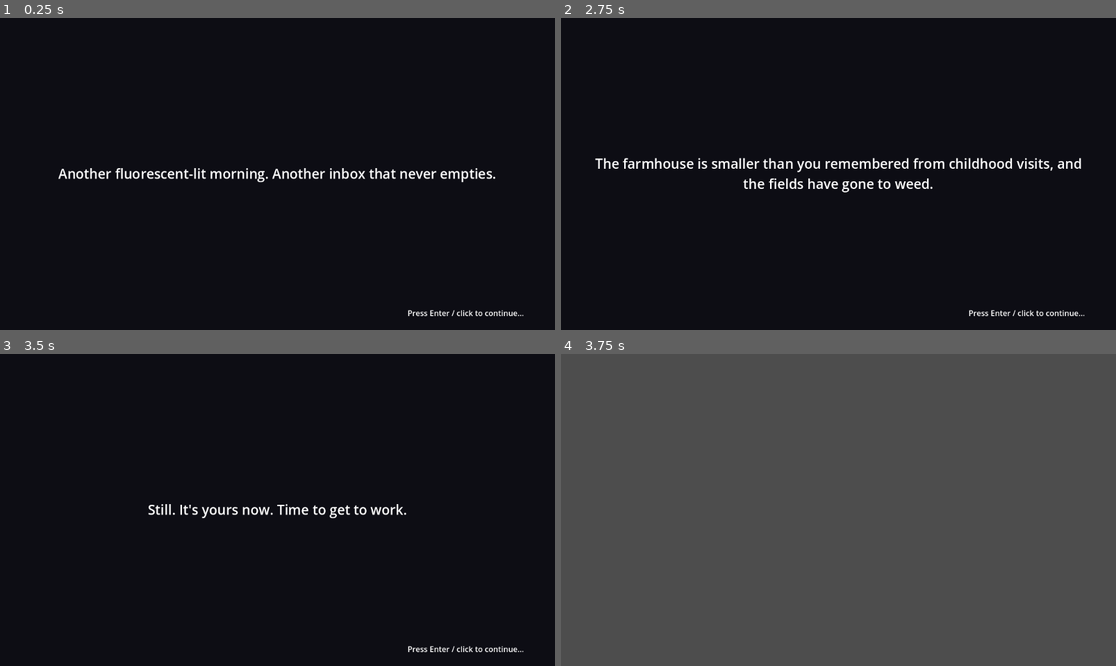
Above: before the commit, frames 1-4 (two rows, left to right).
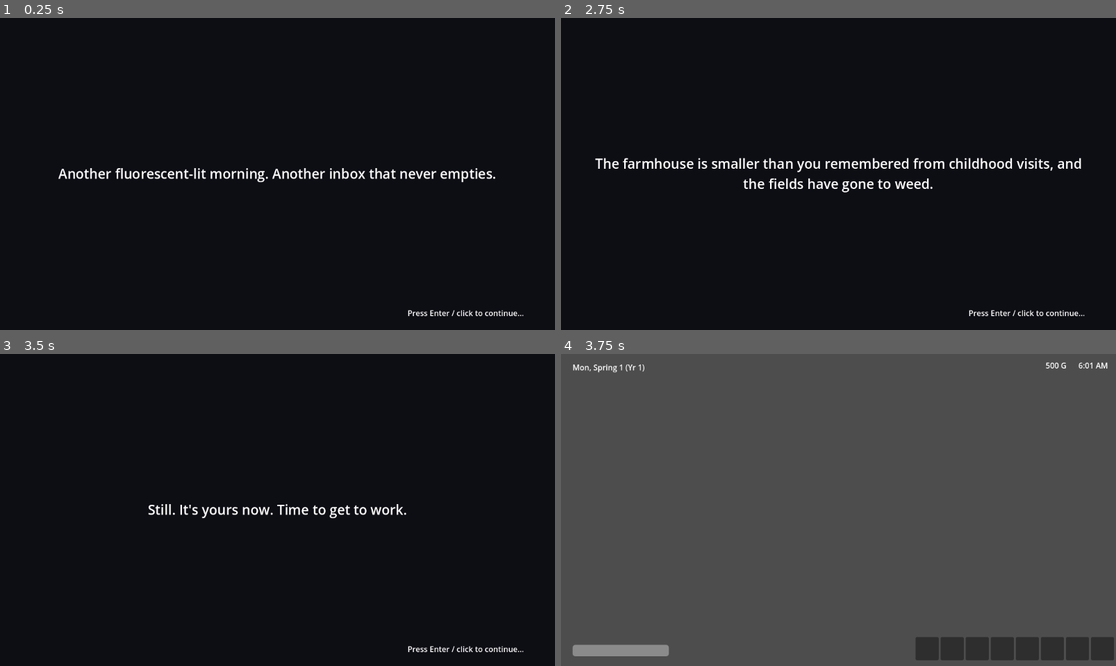
Above: after the commit, the same moments.

Repository: GRITui/story-of-country-side
Game: Godot game, scene res://scenes/Main.tscn
Same seed, same stepped clock (60 frames per second), same inputs: the game is played once before the commit and once after it.
Inputs (mouse positions are in pixels of both pictures, inside the frame that each line leads up to):
- Up to frame 1 (0.25 s): no input
- Up to frame 2 (2.75 s): tap Enter (ui_accept) at 0.5, 0.77, 1.25, 2 s; move the mouse to (960, 158) at 0.52 s; click (960, 158) at 0.67 s; drag from (727, 189) to (810, 236) at 1.27 s; move the mouse to (894, 105) at 2.02 s; click (894, 105) at 2.17 s
- Up to frame 3 (3.5 s): tap Enter (ui_accept) at 2.75 s; drag from (249, 572) to (111, 463) at 2.77 s
- Up to frame 4 (3.75 s): tap Enter (ui_accept) at 3.5 s; move the mouse to (1005, 556) at 3.52 s; click (1005, 556) at 3.67 s

Frames 1-3 are identical in both runs. In frame 4, 3.2% of the frame differs, in the area x 2-100%, y 2-98%.

Commit message:
Frontend: always-on HUD (menu-hud-flow-spec §2/§4) (#46)
* Add always-on HUD scene bound to backend autoload signals

Implements the always-on HUD region from design/ui-flows/menu-hud-flow-spec.md
§2/§4: date/season, gold, clock, and a stamina bar, plus a placeholder
hotbar strip. scenes/ui/HUD.tscn + scripts/ui/hud.gd (new scripts/ui/
folder per SQUAD-SPLIT.md) bind reactively to TimeManager, StaminaManager,
and ShippingBinManager signals rather than polling, matching every backend
autoload's existing signal-based convention. main_controller.gd now shows
the HUD once the intro sequence (if any) finishes, without disrupting the
ENG-26 boot flow.

Content gaps called out rather than fabricated: no WeatherManager exists
yet so weather is omitted from the date cluster; InventoryManager has no
hotbar-slot or item-metadata concept yet so the hotbar is an empty
placeholder strip, not a real item binding. Pause menu (spec §1) is
deferred as a follow-up — out of scope for this pass.

Co-Authored-By: Claude Sonnet 5 <noreply@anthropic.com>
Claude-Session: https://claude.ai/code/session_01M6QdZHzRp2v9Uxm1ycLjaL

* Update frontend squad handshake for HUD PR #46

Co-Authored-By: Claude Sonnet 5 <noreply@anthropic.com>
Claude-Session: https://claude.ai/code/session_01M6QdZHzRp2v9Uxm1ycLjaL

---------

Co-authored-by: Claude <noreply@anthropic.com>

Diff:
--- /dev/null
+++ b/scenes/ui/HUD.tscn
@@ -0,0 +1,98 @@
+[gd_scene load_steps=2 format=3 uid="uid://dhud0f1a2b3c4"]
+
+[ext_resource type="Script" path="res://scripts/ui/hud.gd" id="1"]
+
+[node name="HUD" type="CanvasLayer"]
+script = ExtResource("1")
+
+[node name="TopBar" type="Control" parent="."]
+anchors_preset = 10
+anchor_right = 1.0
+offset_bottom = 48.0
+mouse_filter = 2
+
+[node name="DateCluster" type="MarginContainer" parent="TopBar"]
+anchors_preset = 4
+anchor_top = 0.5
+anchor_bottom = 0.5
+offset_left = 16.0
+offset_top = -16.0
+offset_right = 320.0
+offset_bottom = 16.0
+theme_override_constants/margin_left = 8
+theme_override_constants/margin_top = 8
+theme_override_constants/margin_right = 8
+theme_override_constants/margin_bottom = 8
+
+[node name="DateLabel" type="Label" parent="TopBar/DateCluster"]
+layout_mode = 2
+text = "Mon, Spring 1 (Yr 1)"
+
+[node name="GoldClockCluster" type="HBoxContainer" parent="TopBar"]
+anchors_preset = 6
+anchor_left = 1.0
+anchor_top = 0.5
+anchor_right = 1.0
+anchor_bottom = 0.5
+offset_left = -320.0
+offset_top = -16.0
+offset_right = -16.0
+offset_bottom = 16.0
+alignment = 2
+theme_override_constants/separation = 24
+
+[node name="GoldLabel" type="Label" parent="TopBar/GoldClockCluster"]
+layout_mode = 2
+text = "500 G"
+
+[node name="ClockLabel" type="Label" parent="TopBar/GoldClockCluster"]
+layout_mode = 2
+text = "6:00 AM"
+
+[node name="BottomBar" type="Control" parent="."]
+anchors_preset = 12
+anchor_top = 1.0
+anchor_right = 1.0
+anchor_bottom = 1.0
+offset_top = -72.0
+mouse_filter = 2
+
+[node name="StaminaCluster" type="MarginContainer" parent="BottomBar"]
+anchors_preset = 4
+anchor_top = 0.5
+anchor_bottom = 0.5
+offset_left = 16.0
+offset_top = -16.0
+offset_right = 216.0
+offset_bottom = 16.0
+theme_override_constants/margin_left = 8
+theme_override_constants/margin_top = 8
+theme_override_constants/margin_right = 8
+theme_override_constants/margin_bottom = 8
+
+[node name="StaminaBar" type="ProgressBar" parent="BottomBar/StaminaCluster"]
+layout_mode = 2
+custom_minimum_size = Vector2(200, 24)
+min_value = 0.0
+max_value = 100.0
+value = 100.0
+show_percentage = false
+
+[node name="HotbarCluster" type="MarginContainer" parent="BottomBar"]
+anchors_preset = 6
+anchor_left = 1.0
+anchor_top = 0.5
+anchor_right = 1.0
+anchor_bottom = 0.5
+offset_left = -424.0
+offset_top = -32.0
+offset_right = -16.0
+offset_bottom = 32.0
+theme_override_constants/margin_left = 8
+theme_override_constants/margin_top = 8
+theme_override_constants/margin_right = 8
+theme_override_constants/margin_bottom = 8
+
+[node name="Hotbar" type="HBoxContainer" parent="BottomBar/HotbarCluster"]
+layout_mode = 2
+theme_override_constants/separation = 4
--- a/scripts/story/main_controller.gd
+++ b/scripts/story/main_controller.gd
@@ -14,12 +14,24 @@
 ## When a real title screen lands, it should call SaveManager.new_game()
 ## itself (from its "New Game" button) and this _ready()-time auto-boot
 ## behavior should move behind that menu instead of running unconditionally.
+##
+## The always-on HUD (design/ui-flows/menu-hud-flow-spec.md §2) is added as
+## a sibling CanvasLayer here rather than always-present in Main.tscn itself,
+## so it can be held back until the intro sequence (if any) finishes -- the
+## intro is a full-screen narrative beat, and layering HUD chrome on top of
+## it would contradict the spec's "nothing renders as live behind a
+## full-screen sequence" intent (§3, applied here to the intro too).
+
+@onready var _hud_scene: PackedScene = load("res://scenes/ui/HUD.tscn")
+var _hud: CanvasLayer
 
 func _ready() -> void:
 	if not SaveManager.load_game():
 		SaveManager.new_game()
 	if not SaveManager.has_seen_intro():
 		_play_intro()
+	else:
+		_show_hud()
 
 func _play_intro() -> void:
 	var intro_scene: PackedScene = load("res://scenes/intro/IntroSequence.tscn")
@@ -30,3 +42,10 @@
 func _on_intro_finished(intro: Node) -> void:
 	SaveManager.mark_intro_seen()
 	intro.queue_free()
+	_show_hud()
+
+func _show_hud() -> void:
+	if _hud != null:
+		return
+	_hud = _hud_scene.instantiate()
+	add_child(_hud)
--- /dev/null
+++ b/scripts/ui/hud.gd
@@ -0,0 +1,97 @@
+extends CanvasLayer
+class_name HUD
+## Always-on gameplay HUD (design/ui-flows/menu-hud-flow-spec.md §2/§4).
+##
+## Pure display layer: every value shown here is read from a backend autoload
+## at scene-ready time and then kept in sync via that autoload's own signals
+## (TimeManager.minute_passed/day_started, StaminaManager.stamina_changed,
+## ShippingBinManager.gold_changed) -- no HUD-local duplicate state, per the
+## spec's §2 rule against the "two clocks / two gold counters" bug class.
+##
+## Layout is a placeholder per the spec's §2 diagram (top-left date/season
+## cluster, top-right gold/clock cluster, bottom-left stamina bar, bottom-
+## right hotbar) -- exact colors/typography/iconography are explicitly out
+## of scope for the flow spec (blocked on Decision E, art style) so this
+## uses default theme styling and plain rectangles/labels. A later UX-UI
+## visual pass should restyle these nodes without needing to touch the
+## binding logic below.
+##
+## Content gaps, called out rather than fabricated:
+## - Weather isn't tracked by any backend system yet (no WeatherManager
+##   exists), so the top-left cluster only shows date/season, not weather,
+##   even though the spec's §2 diagram lists it.
+## - The hotbar has no real item-slot binding: InventoryManager is a plain
+##   item_id -> count ledger with no "assigned to hotbar slot N" concept and
+##   no item metadata (icon/display name). §4 leaves slot count as an open
+##   variable for Engineer squad; this ships a fixed-size placeholder strip
+##   of empty slot visuals so the layout region exists, and does not fake a
+##   binding to specific items.
+
+const HOTBAR_SLOT_COUNT := 8
+
+@onready var _date_label: Label = $TopBar/DateCluster/DateLabel
+@onready var _gold_label: Label = $TopBar/GoldClockCluster/GoldLabel
+@onready var _clock_label: Label = $TopBar/GoldClockCluster/ClockLabel
+@onready var _stamina_bar: ProgressBar = $BottomBar/StaminaCluster/StaminaBar
+@onready var _hotbar: HBoxContainer = $BottomBar/HotbarCluster/Hotbar
+
+func _ready() -> void:
+	_build_hotbar_placeholder()
+
+	TimeManager.minute_passed.connect(_on_minute_passed)
+	TimeManager.day_started.connect(_on_day_started)
+	StaminaManager.stamina_changed.connect(_on_stamina_changed)
+	ShippingBinManager.gold_changed.connect(_on_gold_changed)
+
+	# Prime every cluster with current state immediately -- don't wait for
+	# the first signal fire after the HUD enters the tree, or the player
+	# would see stale/placeholder text for up to a minute.
+	_refresh_clock()
+	_refresh_date()
+	_on_stamina_changed(StaminaManager.current_stamina, StaminaManager.max_stamina)
+	_on_gold_changed(ShippingBinManager.gold)
+
+func _build_hotbar_placeholder() -> void:
+	for i in range(HOTBAR_SLOT_COUNT):
+		var slot := Panel.new()
+		slot.custom_minimum_size = Vector2(48, 48)
+		slot.name = "Slot%d" % i
+		_hotbar.add_child(slot)
+
+func _on_gold_changed(new_gold: int) -> void:
+	_gold_label.text = "%d G" % new_gold
+
+func _on_stamina_changed(current: int, max_stamina: int) -> void:
+	_stamina_bar.max_value = max_stamina
+	_stamina_bar.value = current
+	# Pass-out threshold gets a distinct visual state per §2, not just an
+	# empty bar -- swap the fill tint rather than inventing a second widget.
+	if current <= 0:
+		_stamina_bar.modulate = Color(0.85, 0.2, 0.2)
+	else:
+		_stamina_bar.modulate = Color(1, 1, 1)
+
+func _on_minute_passed(_hour: int, _minute: int) -> void:
+	_refresh_clock()
+
+func _on_day_started(_day_in_season: int, _season: String, _day_of_week: String) -> void:
+	_refresh_date()
+
+func _refresh_clock() -> void:
+	_clock_label.text = format_clock(TimeManager.hour, TimeManager.minute)
+
+func _refresh_date() -> void:
+	_date_label.text = format_date(TimeManager.current_day_of_week(), TimeManager.current_season(),
+		TimeManager.day_in_season, TimeManager.year)
+
+## Pure formatting helpers, split out so tests can check the string logic
+## without needing a running scene tree.
+static func format_clock(hour: int, minute: int) -> String:
+	var display_hour := hour % 12
+	if display_hour == 0:
+		display_hour = 12
+	var suffix := "AM" if hour < 12 else "PM"
+	return "%d:%02d %s" % [display_hour, minute, suffix]
+
+static func format_date(day_of_week: String, season: String, day_in_season: int, year: int) -> String:
+	return "%s, %s %d (Yr %d)" % [day_of_week, season, day_in_season, year]
--- a/tests/test_runner.gd
+++ b/tests/test_runner.gd
@@ -141,6 +141,12 @@
 	_test_multi_day_producer_needs_multiple_fed_days()
 	_test_animal_save_round_trip()
 
+	_test_hud_format_clock()
+	_test_hud_format_date()
+	_test_hud_gold_label_updates_on_signal()
+	_test_hud_stamina_bar_updates_on_signal()
+	_test_hud_clock_label_updates_on_minute_passed()
+	_test_hud_initial_state_reflects_current_backend_values()
 	_test_available_fish_filters_by_location_season_hour()
 	_test_available_fish_sorted_and_ignores_unregistered()
 	_test_attempt_catch_unregistered_fish_returns_empty()
@@ -1677,6 +1683,72 @@
 		"happiness should round-trip through save/load, got %d" % AnimalManager.get_animal("hen1").happiness)
 	_check(AnimalManager.get_animal("hen1").product_ready, "product_ready should round-trip through save/load")
 
+## --- Frontend: HUD (design/ui-flows/menu-hud-flow-spec.md) ---
+##
+## Godot UI scenes are hard to meaningfully assert on headlessly beyond
+## "does the bound Label/ProgressBar text or value match backend state after
+## a signal fires" -- exact pixel layout, colors, and iconography are not
+## asserted here (there are none yet; see hud.gd's docstring on the
+## placeholder-layout content gap) and can only really be verified by
+## looking at a running scene.
+
+func _make_hud() -> HUD:
+	var hud_scene: PackedScene = load("res://scenes/ui/HUD.tscn")
+	var hud: HUD = hud_scene.instantiate()
+	add_child(hud)
+	return hud
+
+func _test_hud_format_clock() -> void:
+	_check(HUD.format_clock(6, 0) == "6:00 AM", "6:00 should format as '6:00 AM', got '%s'" % HUD.format_clock(6, 0))
+	_check(HUD.format_clock(0, 0) == "12:00 AM", "midnight (hour=0) should format as '12:00 AM', got '%s'" % HUD.format_clock(0, 0))
+	_check(HUD.format_clock(12, 30) == "12:30 PM", "noon should format as '12:30 PM', got '%s'" % HUD.format_clock(12, 30))
+	_check(HUD.format_clock(23, 5) == "11:05 PM", "23:05 should format as '11:05 PM', got '%s'" % HUD.format_clock(23, 5))
+
+func _test_hud_format_date() -> void:
+	var s := HUD.format_date("Mon", "Spring", 1, 1)
+	_check(s == "Mon, Spring 1 (Yr 1)", "format_date should produce 'Mon, Spring 1 (Yr 1)', got '%s'" % s)
+
+func _test_hud_gold_label_updates_on_signal() -> void:
+	_reset_shipping_bin()
+	var hud := _make_hud()
+	ShippingBinManager.gold = 250
+	ShippingBinManager.gold_changed.emit(250)
+	_check(hud.get_node("TopBar/GoldClockCluster/GoldLabel").text == "250 G",
+		"gold label should update when gold_changed fires, got '%s'" % hud.get_node("TopBar/GoldClockCluster/GoldLabel").text)
+	hud.queue_free()
+
+func _test_hud_stamina_bar_updates_on_signal() -> void:
+	var hud := _make_hud()
+	StaminaManager.stamina_changed.emit(30, 100)
+	var bar: ProgressBar = hud.get_node("BottomBar/StaminaCluster/StaminaBar")
+	_check(bar.value == 30 and bar.max_value == 100,
+		"stamina bar should reflect stamina_changed payload, got value=%s max=%s" % [bar.value, bar.max_value])
+
+	StaminaManager.stamina_changed.emit(0, 100)
+	_check(bar.value == 0, "stamina bar should reflect a pass-out (0) value, got %s" % bar.value)
+	hud.queue_free()
+
+func _test_hud_clock_label_updates_on_minute_passed() -> void:
+	var hud := _make_hud()
+	var tm := TimeManager
+	tm.hour = 14
+	tm.minute = 45
+	TimeManager.minute_passed.emit(14, 45)
+	_check(hud.get_node("TopBar/GoldClockCluster/ClockLabel").text == "2:45 PM",
+		"clock label should update from TimeManager's current hour/minute when minute_passed fires, got '%s'" % hud.get_node("TopBar/GoldClockCluster/ClockLabel").text)
+	hud.queue_free()
+
+func _test_hud_initial_state_reflects_current_backend_values() -> void:
+	_reset_shipping_bin()
+	ShippingBinManager.gold = 777
+	StaminaManager.max_stamina = 100
+	StaminaManager.current_stamina = 55
+	var hud := _make_hud() # _ready() should prime labels from current state, not wait for a signal
+	_check(hud.get_node("TopBar/GoldClockCluster/GoldLabel").text == "777 G",
+		"gold label should be primed from current ShippingBinManager.gold on _ready(), got '%s'" % hud.get_node("TopBar/GoldClockCluster/GoldLabel").text)
+	var bar: ProgressBar = hud.get_node("BottomBar/StaminaCluster/StaminaBar")
+	_check(bar.value == 55, "stamina bar should be primed from current StaminaManager.current_stamina on _ready(), got %s" % bar.value)
+	hud.queue_free()
 ## --- ENG-15: Fishing (FishingManager) ---
 
 func _test_available_fish_filters_by_location_season_hour() -> void:
Not shown, changed: squad-handshake-frontend.md
